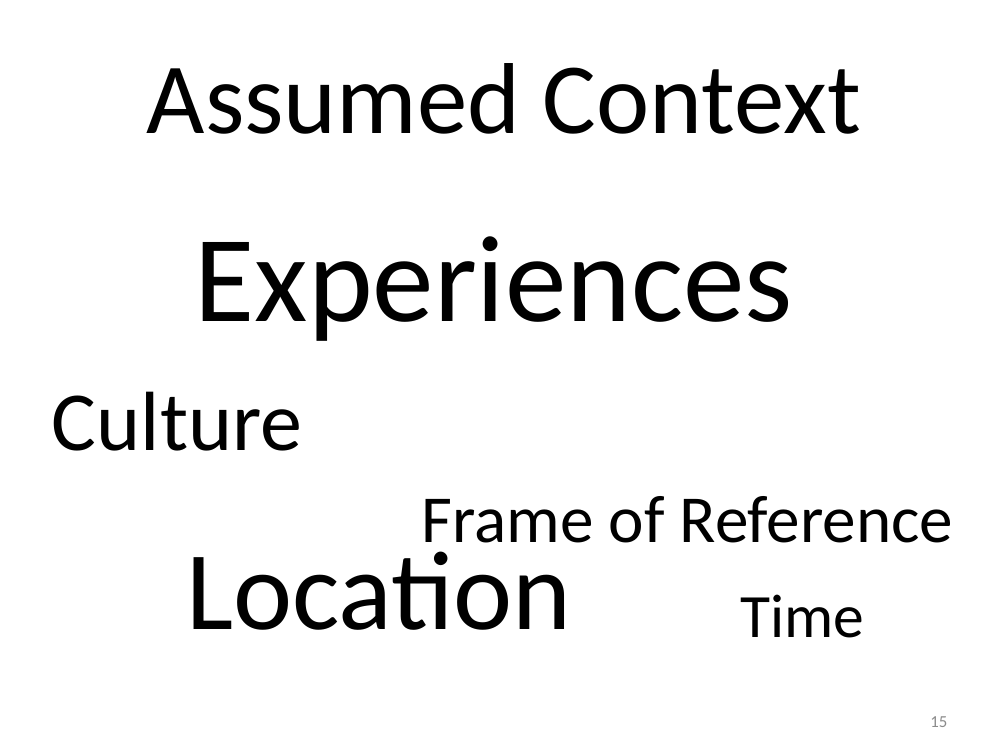
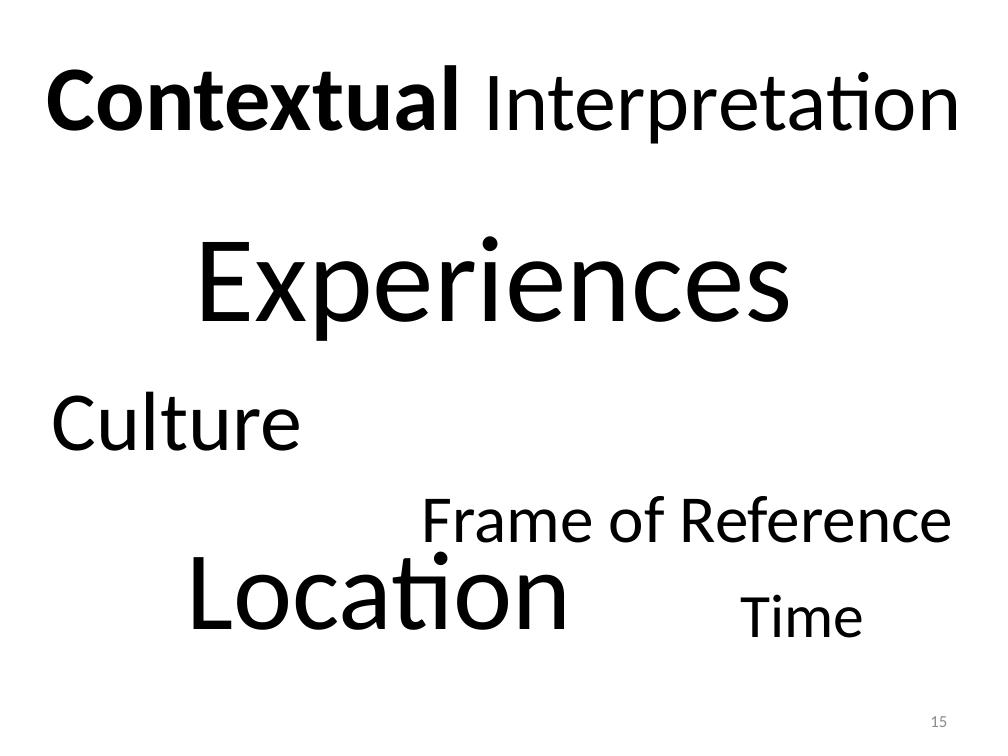
Before and after one commit to timgifford/demos, a slide deck: slide 15 of executable_specification/ExecSpec.pptx. Drawn at 1008x756 pixels with LibreOffice and Linux fonts; fonts in the diff are those of the drawing. Boxes give left, top, right and bottom in pixels: in the first picture for what was removed or moved away, otherwise in the second. Text is boxed around its words. In the diff, an @@ line names an element or a change of style, - is before the commit and + after.

```diff
--- a/executable_specification/ExecSpec.pptx
+++ b/executable_specification/ExecSpec.pptx
@@ title at (47,65,961,144): text changed; size 72 to 60 pt @@
-Assumed Context
+Contextual Interpretation
```
Also in this commit, not shown: 13 other slides changed, 10 slides added, 6 slides removed, 1 other file.
